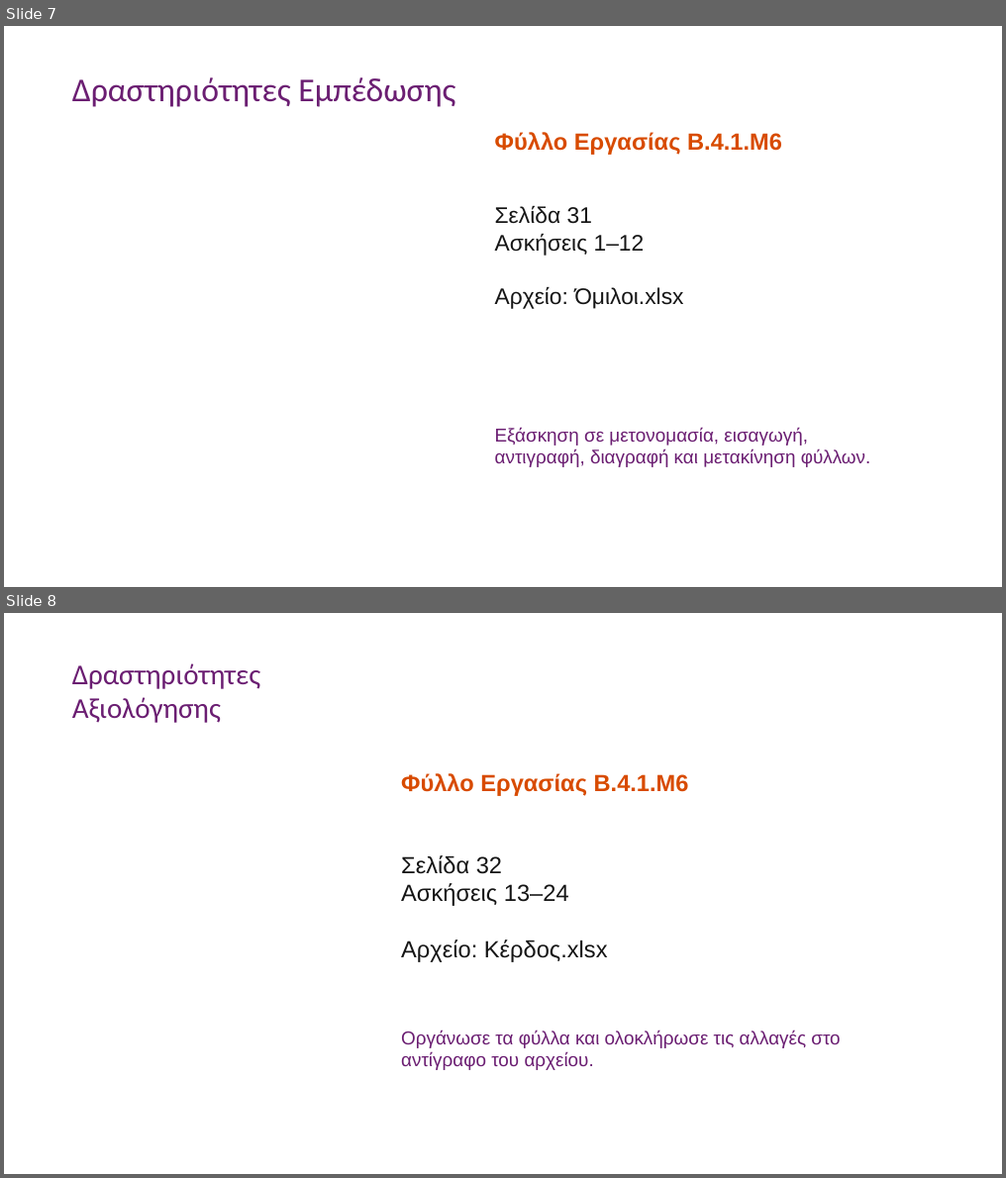
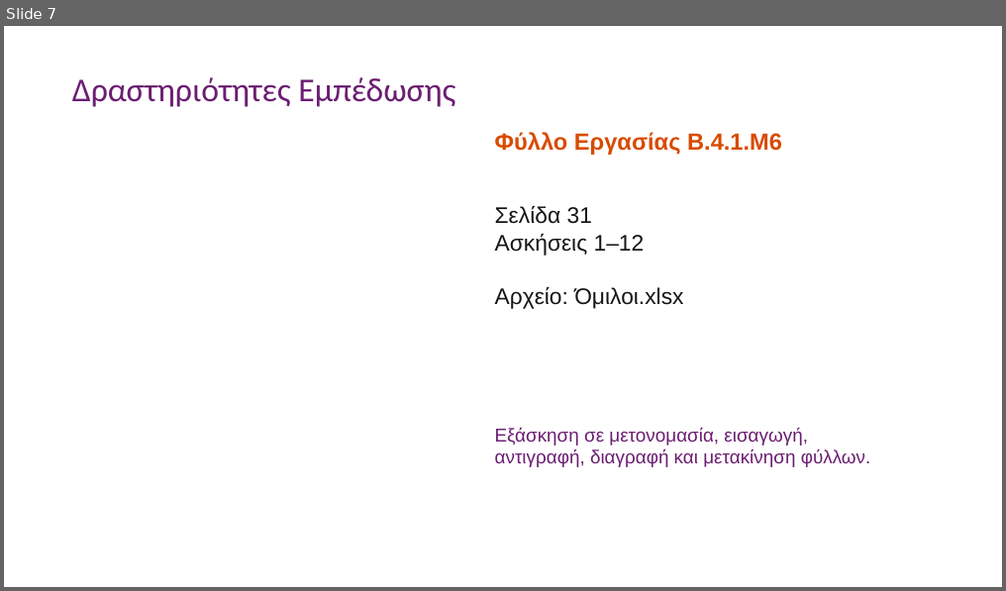
Before and after one commit to aristos32/education, a slide deck: schools-presentations/B Gymnasiou/B41M6 - Διαχείριση Υπολογιστικών Φύλλων (2).pptx. Shown one above the other, each under a label of ours: slides 7 and 8 before the commit, slide 7 after it. The pictures are 1006x1178 and 1006x591 pixels, drawn with LibreOffice and Linux fonts; fonts in the diff are those of the drawing. Boxes give left, top, right and bottom in pixels: in the first picture for what was removed or moved away, otherwise in the second. Text is boxed around its words. In the diff, an @@ line names an element or a change of style, - is before the commit and + after.

```diff
--- a/schools-presentations/B Gymnasiou/B41M6 - Διαχείριση Υπολογιστικών Φύλλων (2).pptx
+++ b/schools-presentations/B Gymnasiou/B41M6 - Διαχείριση Υπολογιστικών Φύλλων (2).pptx
@@ slide 8 removed at (4,613,1002,1174), background #FFFFFF @@
@@ text removed at (72,663,260,723) @@
-Δραστηριότητες Αξιολόγησης
@@ text removed at (401,773,689,796) @@
-Φύλλο Εργασίας Β.4.1.M6
@@ text removed at (401,856,608,962) @@
-Σελίδα 32
-Ασκήσεις 13–24
-Αρχείο: Κέρδος.xlsx
@@ text removed at (401,1030,840,1070) @@
-Οργάνωσε τα φύλλα και ολοκλήρωσε τις αλλαγές στο αντίγραφο του αρχείου.
```
Also in this commit, not shown: 25 other files.
